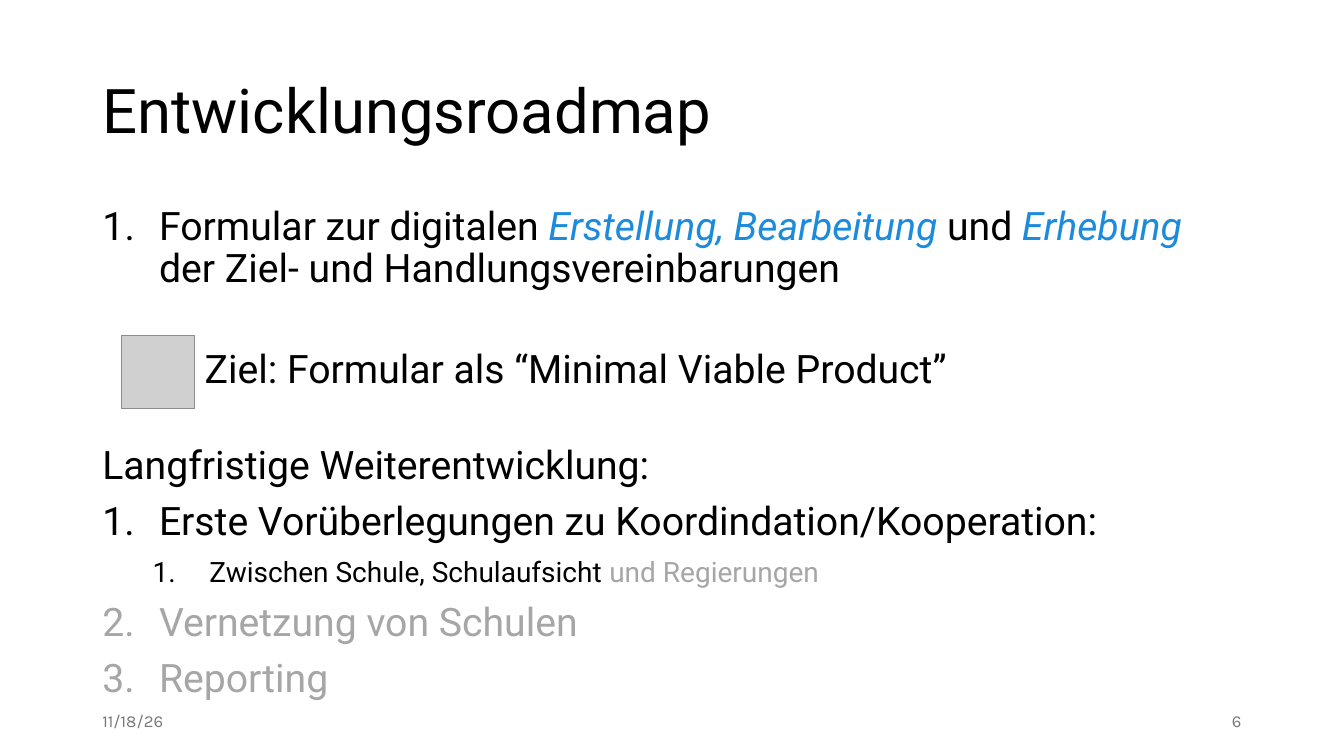
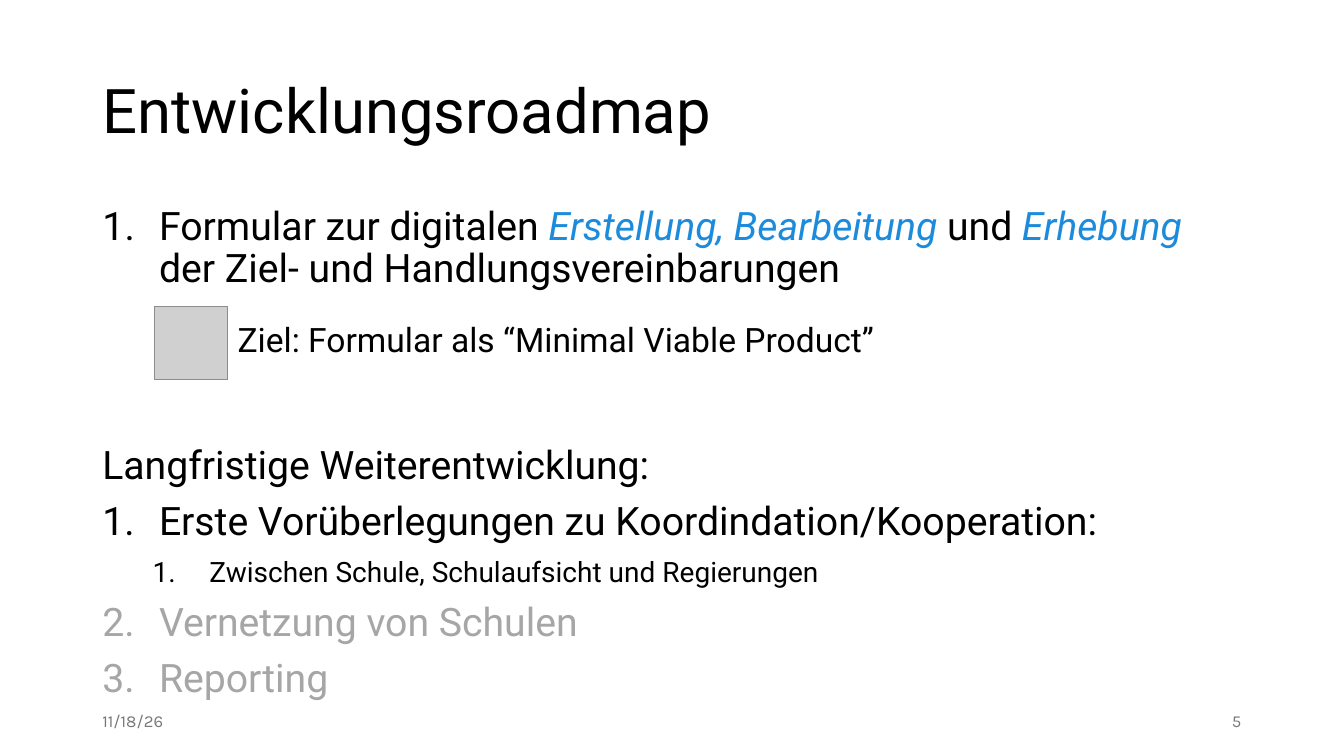
Before and after one commit to edgar-treischl/dash-zhv, a slide deck: slide 5 of docs/zhv_intro.pptx (slide 6 before the commit). Drawn at 1344x756 pixels with LibreOffice and Linux fonts; fonts in the diff are those of the drawing; grey boxes stand for pictures. Boxes give left, top, right and bottom in pixels: in the first picture for what was removed or moved away, otherwise in the second. Text is boxed around its words. In the diff, an @@ line names an element or a change of style, - is before the commit and + after.

```diff
--- a/docs/zhv_intro.pptx
+++ b/docs/zhv_intro.pptx
@@ picture added at bbox=[154, 307, 228, 380] @@
@@ text "Ziel: Formular als “Minimal Viable ...": place and size @@
-text "Ziel: Formular als “Minimal Viable ..." at bbox=[205, 353, 947, 384]
+text "Ziel: Formular als “Minimal Viable ..." at bbox=[238, 326, 873, 353]
@@ text "Ziel: Formular als “Minimal Viable ..." at bbox=[238, 326, 873, 353]: size 28 to 24 pt @@
@@ picture removed at bbox=[121, 336, 195, 409] @@
@@ text at bbox=[209, 560, 818, 588]: text colour #A6A6A6 to #000000 in "und Regierungen" @@
@@ page number at bbox=[1232, 716, 1241, 727]: text changed @@
-6
+5
```
Also in this commit, not shown: 7 other slides changed, 1 slide removed.
